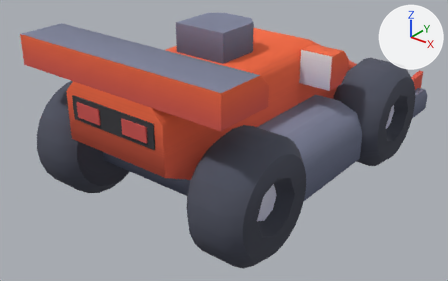
Renders of the glTF model public/assets/concepts/bolt-plus.glb from each side of a commit.
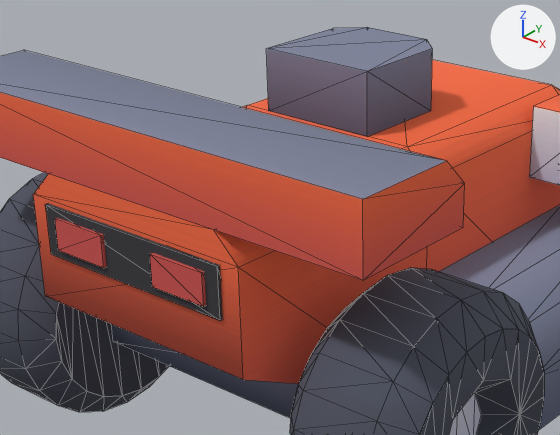
There are two pictures of each version: one whole from a 50 mm lens placed at (0.792, -1.107, 0.714), pointed at (-0.024, -0.088, 0.082), one close up on the part from 11% to 70% of the width and 0% to 72% of the height. The lights are fixed; the arrows at upper right show +X, +Y and +Z. The last two pictures show the newer version. The close-ups show mesh edges as thin lines. Where no turn or scale is listed for an object, it has been applied to the vertices. Vertices at exactly the same position are counted once.

Names of what the first close-up shows: 'axle', 'bolt-plus', 'wheel-bl', 'wheel-br'.
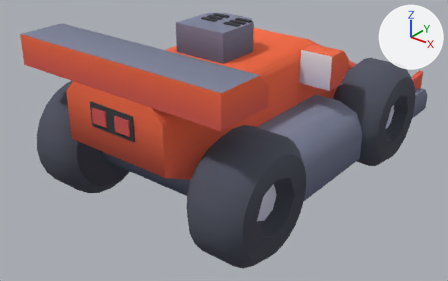
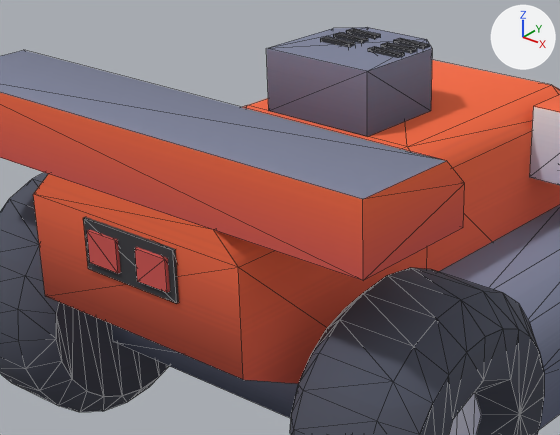
Commit message: feat(gallery): plus cars carry detail where the chase cam looks

What the commit changed:
me_body is used by ob_bolt_plus; location (0.0, 0.0, 0.0).
me_body had 188 vertices, 304 faces and spanned x -0.25..0.25, y -0.444..0.438, z 0.062..0.375.
me_body now has 236 vertices, 376 faces and spans x -0.25..0.25, y -0.444..0.438, z 0.062..0.378.
me_body part 1: a new loose piece, a box spanning x -0.048..-0.012, y -0.095..-0.085, z 0.363..0.378, in mat_colormap.
me_body part 2: a new loose piece, a box spanning x -0.048..-0.012, y -0.115..-0.105, z 0.363..0.378, in mat_colormap.
me_body part 3: a new loose piece, a box spanning x -0.048..-0.012, y -0.135..-0.125, z 0.363..0.378, in mat_colormap.
me_body part 4: a new loose piece, a box spanning x 0.012..0.048, y -0.095..-0.085, z 0.363..0.378, in mat_colormap.
me_body part 5: a new loose piece, a box spanning x 0.012..0.048, y -0.115..-0.105, z 0.363..0.378, in mat_colormap.
me_body part 6: a new loose piece, a box spanning x 0.012..0.048, y -0.135..-0.125, z 0.363..0.378, in mat_colormap.
me_body part 7: a new loose piece, a box spanning x -0.055..0.055, y -0.44..-0.425, z 0.236..0.284, in mat_colormap.
me_body part 8: a new loose piece, a box spanning x -0.048..-0.012, y -0.444..-0.425, z 0.245..0.275, in mat_colormap.
me_body part 9: a new loose piece, a box spanning x 0.012..0.048, y -0.444..-0.425, z 0.245..0.275, in mat_colormap.
me_body part 10: the loose piece of 8 vertices spanning x -0.09..-0.03, y -0.444..-0.425, z 0.245..0.275 is deleted.
me_body part 11: the loose piece of 8 vertices spanning x 0.03..0.09, y -0.444..-0.425, z 0.245..0.275 is deleted.
me_body part 12: the loose piece of 8 vertices spanning x -0.105..0.105, y -0.44..-0.426, z 0.236..0.284 is deleted.

What differs and where, as boxes (x1, y1, x2, y2) in the close-ups (560 x 435 px):
part 1 of me_body, added
    after: (346, 29, 380, 39)
part 2 of me_body, added
    after: (333, 32, 368, 43)
part 3 of me_body, added
    after: (320, 37, 355, 48)
part 4 of me_body, added
    after: (393, 38, 429, 49)
part 5 of me_body, added
    after: (381, 42, 417, 54)
part 6 of me_body, added
    after: (368, 46, 404, 58)
part 7 of me_body, added
    after: (83, 217, 179, 303)
part 8 of me_body, added (red)
    after: (87, 230, 121, 273)
part 9 of me_body, added (red)
    after: (135, 247, 170, 292)
part 10 of me_body, deleted (red)
    before: (55, 218, 107, 268)
part 11 of me_body, deleted (red)
    before: (150, 253, 206, 307)
part 12 of me_body, deleted
    before: (45, 203, 223, 320)
